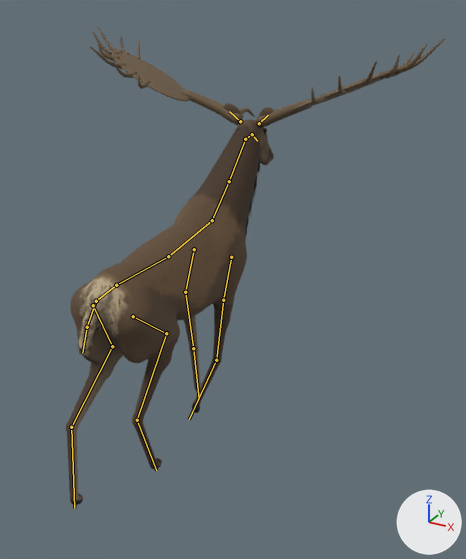
The glTF model assets/models/animals/SK_Megaloceros.gltf, before and after one commit.
The view is the same before and after, from a 50 mm camera at (2.45, -3.54, 3.24) aimed at (0.38, 0.23, 1.36). Arrows for +X, +Y and +Z are at lower right; the lights stay in place. The older version comes first. Both versions are drawn at frame 5 of the action 'walk'; the numbers are the values there. The bones that bend it are drawn over the model as lines.

In view in the first picture: 'Megaloceros', 'MegalocerosFur'.
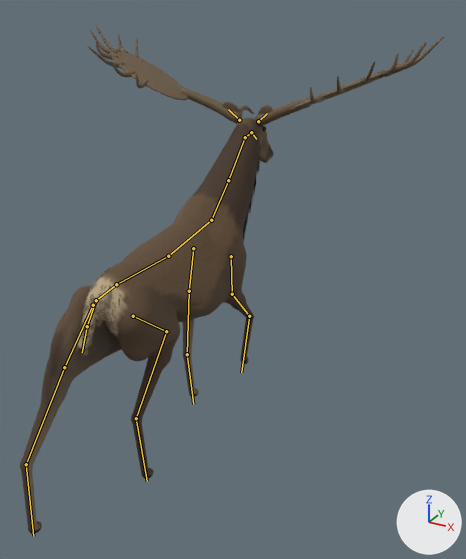
Boxes (x1, y1, x2, y2) around the edits, measured in the pictures (466 x 559 px):
'Megaloceros', posed (12% wider, 6% taller): before (66, 27, 445, 505); after (20, 25, 444, 534)
'MegalocerosFur', posed: before (77, 137, 260, 357); after (76, 132, 261, 357)
bone 'upperarm.L', root to tip: before (231, 257) to (223, 300); after (231, 256) to (232, 294)
bone 'forearm.L', root to tip: before (223, 300) to (216, 360); after (232, 294) to (249, 316)
bone 'hoof_f.L', root to tip: before (216, 360) to (189, 419); after (249, 316) to (241, 372)
bone 'upperarm.R', root to tip: before (194, 249) to (185, 292); after (193, 248) to (189, 291)
bone 'forearm.R', root to tip: before (185, 292) to (193, 348); after (189, 291) to (187, 354)
bone 'hoof_f.R', root to tip: before (193, 348) to (199, 399); after (187, 354) to (193, 404)
bone 'thigh.L', root to tip: before (133, 316) to (166, 333); after (133, 316) to (166, 331)
bone 'shin.L', root to tip: before (166, 333) to (137, 420); after (166, 331) to (136, 418)
bone 'hoof_h.L', root to tip: before (137, 420) to (156, 470); after (136, 418) to (147, 481)
bone 'thigh.R', root to tip: before (93, 305) to (112, 346); after (93, 305) to (64, 367)
bone 'shin.R', root to tip: before (112, 346) to (71, 427); after (64, 367) to (26, 464)

Edits to the bpy script that builds the scene:
```text
Change bone_upperarm_l:
    where bone_upperarm_l = bpy.data.objects['MegalocerosRig'].pose.bones['upperarm.L']  # child of 'chest'
    bone_upperarm_l.rotation_quaternion: (0.998, 0.064, 0.0, 0.0) -> (0.962, 0.273, 0.0, 0.0)  # degrees (7, 0, 0) -> degrees (32, 0, 0)
Change bone_forearm_l:
    where bone_forearm_l = bpy.data.objects['MegalocerosRig'].pose.bones['forearm.L']  # child of 'upperarm.L'
    bone_forearm_l.rotation_quaternion: (0.986, -0.169, 0.0, 0.0) -> (0.998, 0.06, 0.0, 0.0)  # degrees (-19, 0, 0) -> degrees (7, 0, 0)
Change bone_hoof_f_l:
    where bone_hoof_f_l = bpy.data.objects['MegalocerosRig'].pose.bones['hoof_f.L']  # child of 'forearm.L'
    bone_hoof_f_l.rotation_quaternion: (0.905, -0.425, 0.0, 0.0) -> (0.874, -0.486, 0.0, 0.0)  # degrees (-50, 0, 0) -> degrees (-58, 0, 0)
Change bone_upperarm_r:
    where bone_upperarm_r = bpy.data.objects['MegalocerosRig'].pose.bones['upperarm.R']  # child of 'chest'
    bone_upperarm_r.rotation_quaternion: (1.0, -0.024, 0.0, 0.0) -> (0.998, 0.06, 0.0, 0.0)  # degrees (-3, 0, 0) -> degrees (7, 0, 0)
Change bone_forearm_r:
    where bone_forearm_r = bpy.data.objects['MegalocerosRig'].pose.bones['forearm.R']  # child of 'upperarm.R'
    bone_forearm_r.rotation_quaternion: (1.0, 0.006, 0.0, 0.0) -> (0.976, -0.22, 0.0, 0.0)  # degrees (1, 0, 0) -> degrees (-25, 0, 0)
Change bone_hoof_f_r:
    where bone_hoof_f_r = bpy.data.objects['MegalocerosRig'].pose.bones['hoof_f.R']  # child of 'forearm.R'
    bone_hoof_f_r.rotation_quaternion: (1.0, 0.0, 0.0, 0.0) -> (0.987, 0.158, 0.0, 0.0)  # degrees (0, 0, 0) -> degrees (18, 0, 0)
Change bone_thigh_l:
    where bone_thigh_l = bpy.data.objects['MegalocerosRig'].pose.bones['thigh.L']  # child of 'hips'
    bone_thigh_l.rotation_quaternion: (0.996, 0.093, 0.0, 0.0) -> (0.994, 0.105, 0.0, 0.0)  # degrees (11, 0, 0) -> degrees (12, 0, 0)
Change bone_shin_l:
    where bone_shin_l = bpy.data.objects['MegalocerosRig'].pose.bones['shin.L']  # child of 'thigh.L'
    bone_shin_l.rotation_quaternion: (1.0, 0.0, 0.0, 0.0) -> (1.0, -0.029, 0.0, 0.0)  # degrees (0, 0, 0) -> degrees (-3, 0, 0)
Change bone_hoof_h_l:
    where bone_hoof_h_l = bpy.data.objects['MegalocerosRig'].pose.bones['hoof_h.L']  # child of 'shin.L'
    bone_hoof_h_l.rotation_quaternion: (1.0, 0.0, 0.0, 0.0) -> (0.997, -0.077, 0.0, 0.0)  # degrees (0, 0, 0) -> degrees (-9, 0, 0)
Change bone_thigh_r:
    where bone_thigh_r = bpy.data.objects['MegalocerosRig'].pose.bones['thigh.R']  # child of 'hips'
    bone_thigh_r.rotation_quaternion: (0.991, -0.135, 0.0, 0.0) -> (0.749, -0.663, 0.0, 0.0)  # degrees (-15, 0, 0) -> degrees (-83, 0, 0)
Change bone_shin_r:
    where bone_shin_r = bpy.data.objects['MegalocerosRig'].pose.bones['shin.R']  # child of 'thigh.R'
    bone_shin_r.rotation_quaternion: (1.0, 0.0, 0.0, 0.0) -> (0.779, 0.627, 0.0, 0.0)  # degrees (0, 0, 0) -> degrees (78, 0, 0)
```
